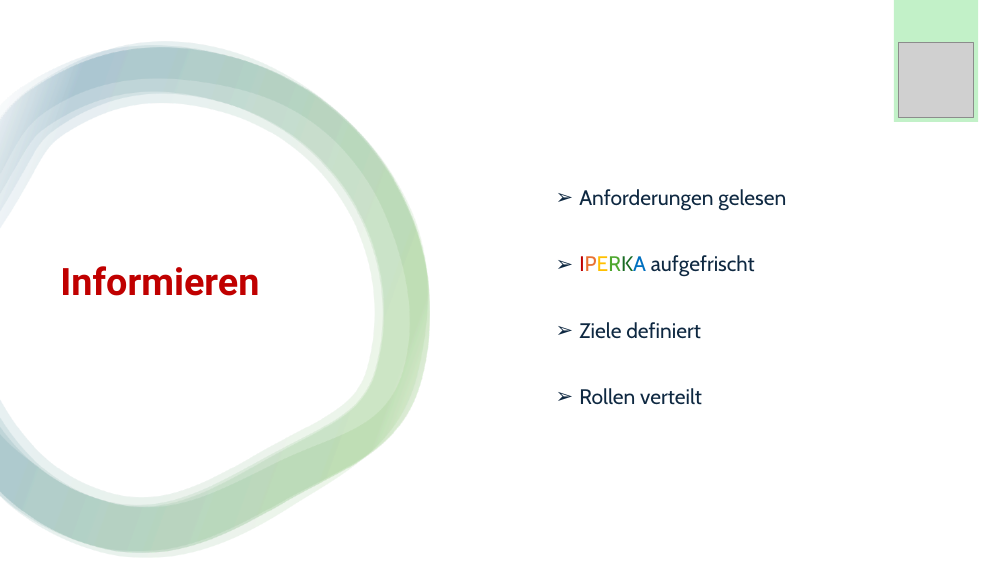
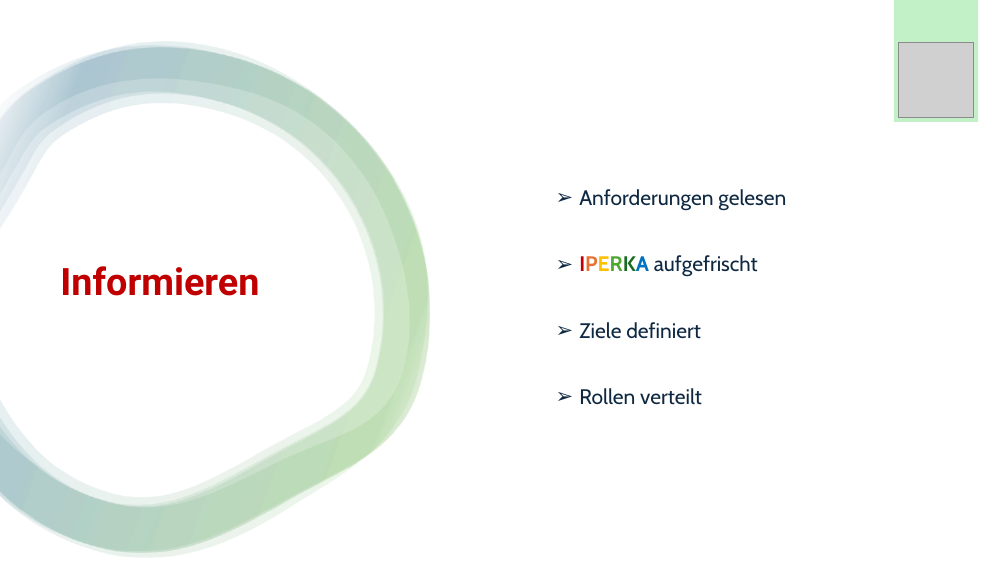
Before and after one commit to Emele-bzra/project-modul431, a slide deck: slide 2 of Material/präsentation_slarachare_games.pptx. Drawn at 1008x567 pixels with LibreOffice and Linux fonts; fonts in the diff are those of the drawing; grey boxes stand for pictures. Boxes give left, top, right and bottom in pixels: in the first picture for what was removed or moved away, otherwise in the second. Text is boxed around its words. In the diff, an @@ line names an element or a change of style, - is before the commit and + after.

```diff
--- a/Material/präsentation_slarachare_games.pptx
+++ b/Material/präsentation_slarachare_games.pptx
@@ text at box(579, 255, 758, 277): bold on in "IPERKA" @@
```
Also in this commit, not shown: 4 other slides changed, 2 slides added.
